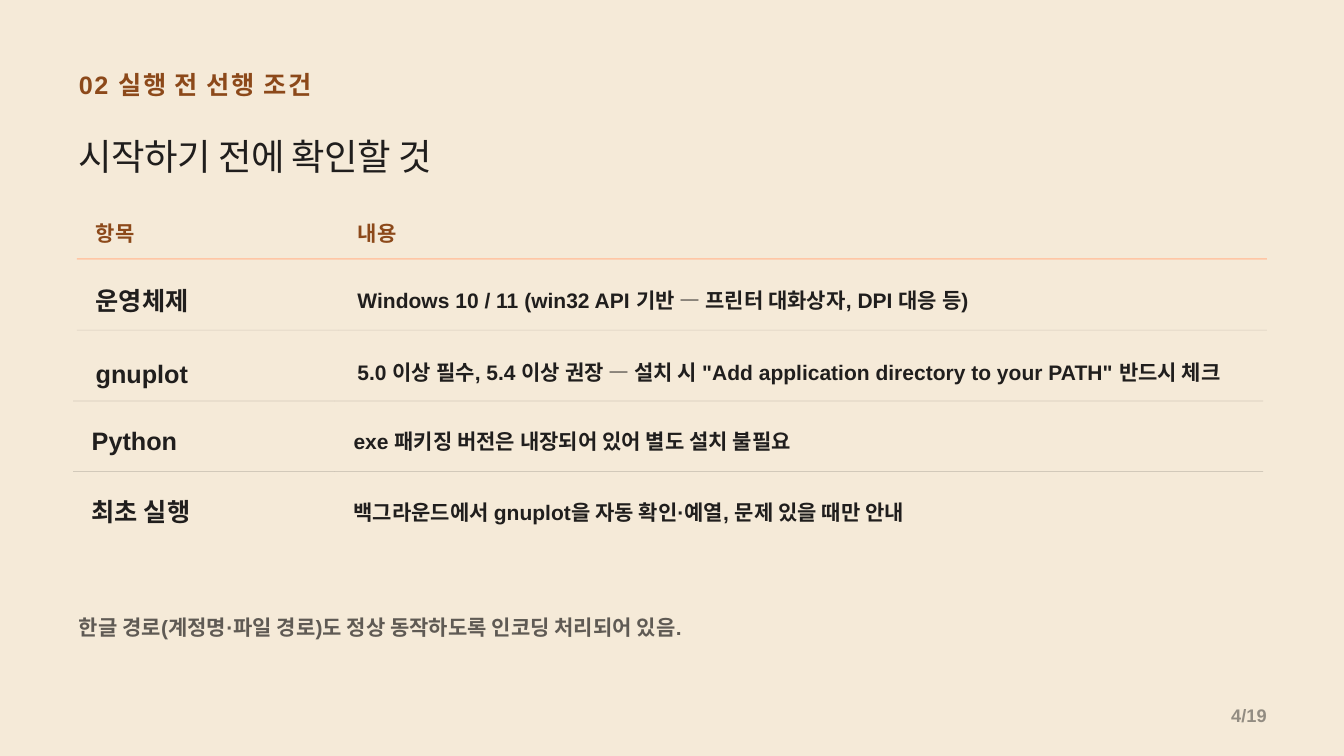
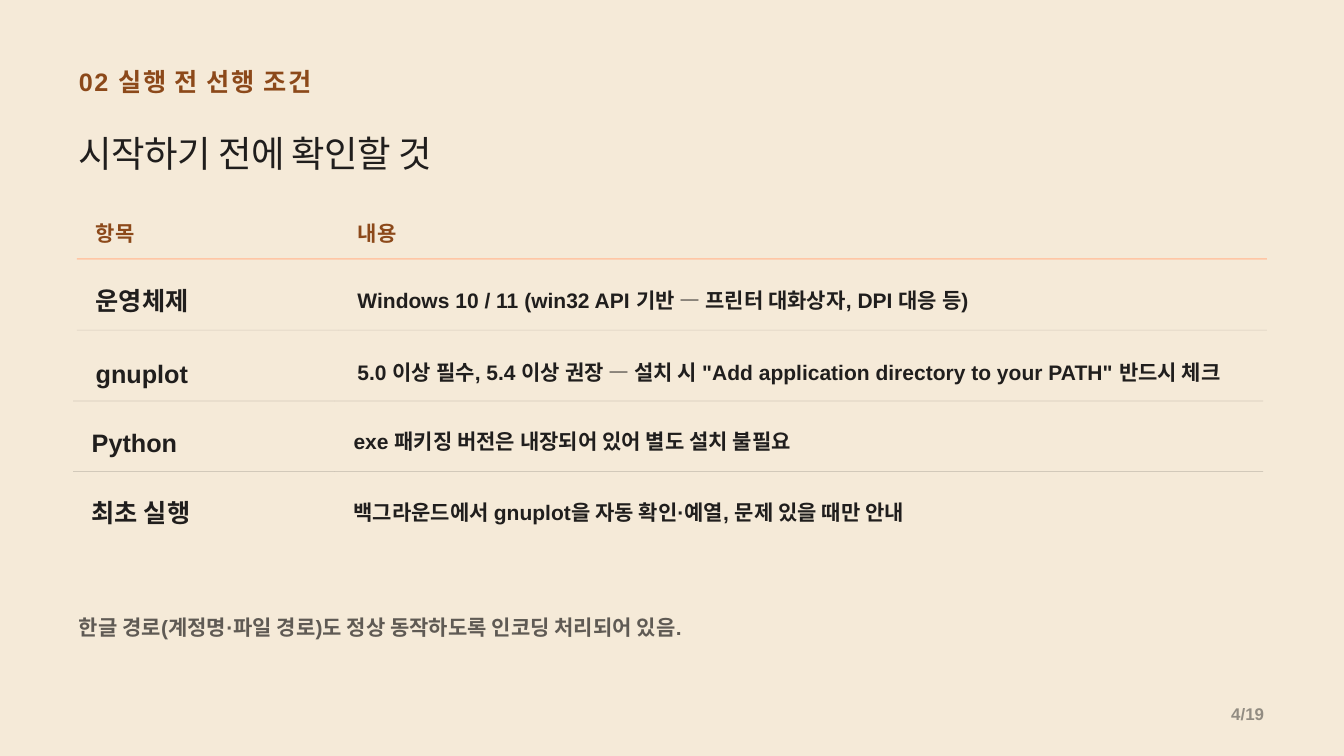
Before and after one commit to CWKIM113/CathPlot_Pub, a slide deck: slide 4 of CathPlot_Deck.pptx. Drawn at 1344x756 pixels with LibreOffice and Linux fonts; fonts in the diff are those of the drawing. Boxes give left, top, right and bottom in pixels: in the first picture for what was removed or moved away, otherwise in the second. Text is boxed around its words. In the diff, an @@ line names an element or a change of style, - is before the commit and + after.

```diff
--- a/CathPlot_Deck.pptx
+++ b/CathPlot_Deck.pptx
@@ text "02 실행 전 선행 조건" at box(79, 70, 312, 93): line spacing 0.94 to 0.84 @@
@@ text "시작하기 전에 확인할 것" at box(79, 136, 431, 170): line spacing 0.97 to 0.87 @@
@@ text "Python" at box(92, 433, 177, 457): line spacing 1.2 to 1.3 @@
@@ text "4/19" at box(1231, 708, 1264, 720): size 19.5 to 18 pt @@
```
Also in this commit, not shown: 18 other slides changed.
